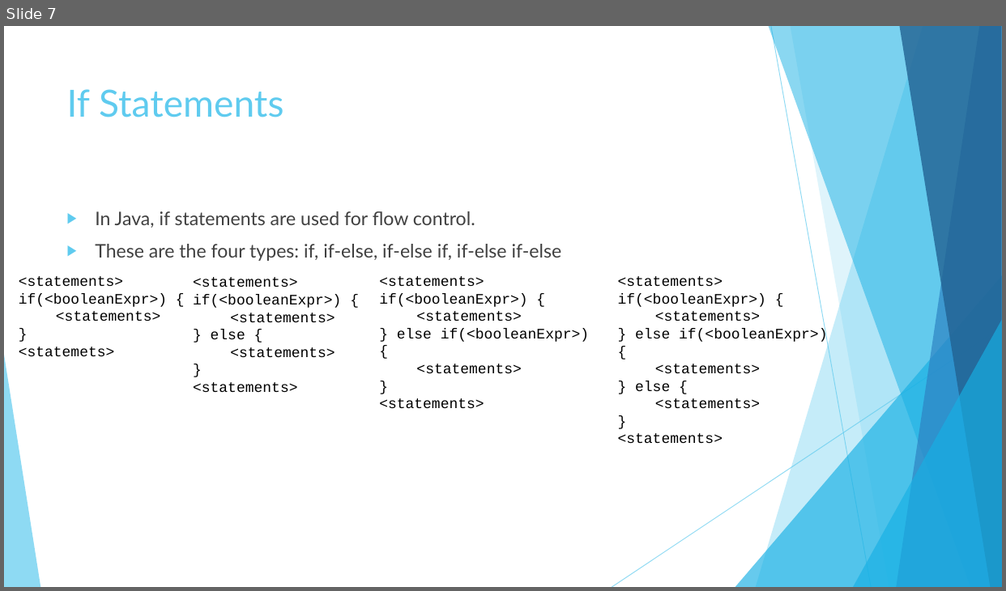
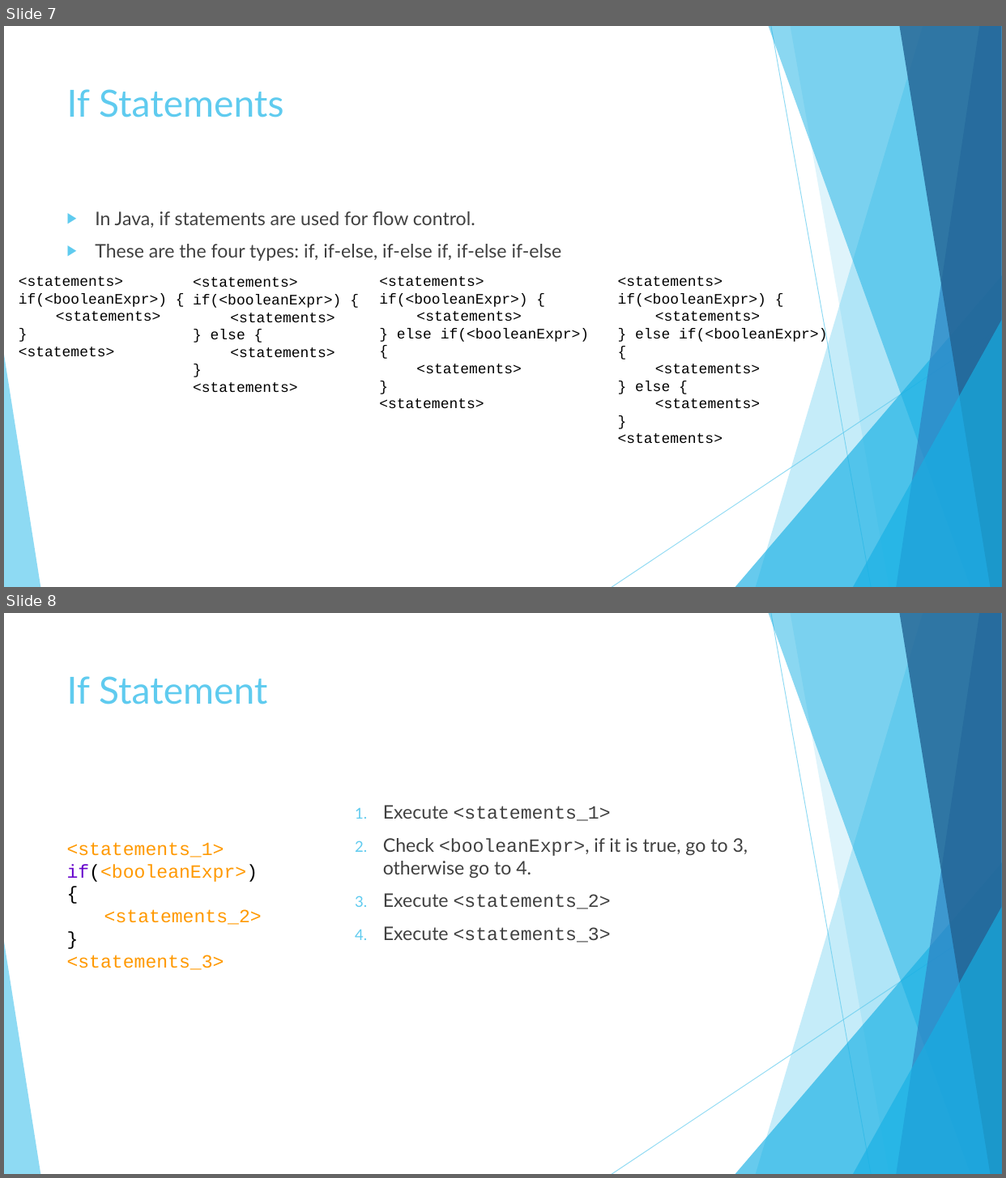
Before and after one commit to JoseRivas1998/Java-Game-Development-For-Absolute-Beginners, a slide deck: Slides/Lesson1.3.pptx. Shown one above the other, each under a label of ours: slide 7 before the commit, slides 7 and 8 after it. The pictures are 1006x591 and 1006x1178 pixels, drawn with LibreOffice and Linux fonts; fonts in the diff are those of the drawing. Boxes give left, top, right and bottom in pixels: in the first picture for what was removed or moved away, otherwise in the second. Text is boxed around its words. In the diff, an @@ line names an element or a change of style, - is before the commit and + after.

```diff
--- a/Slides/Lesson1.3.pptx
+++ b/Slides/Lesson1.3.pptx
@@ slide 8 added at <box>4,613,1002,1174</box>, background #FFFFFF; not listed: 10 template elements that a slide beside it also shows @@
@@ title added at <box>67,676,267,705</box>, 36 pt, text #5FCBEF @@
+If Statement
@@ text added at <box>383,805,748,943</box>, 18 pt, text #404040 @@
+1. Execute <statements_1>
+2. Check <booleanExpr>, if it is true, go to 3, otherwise go to 4.
+3. Execute <statements_2>
+4. Execute <statements_3>
@@ text added at <box>67,842,262,970</box>, 18 pt, text #FF9900 @@
+<statements_1>
+if(<booleanExpr>) {
+<statements_2>
+}
+<statements_3>
```
Also in this commit, not shown: 7 other slides added, 10 other files.
